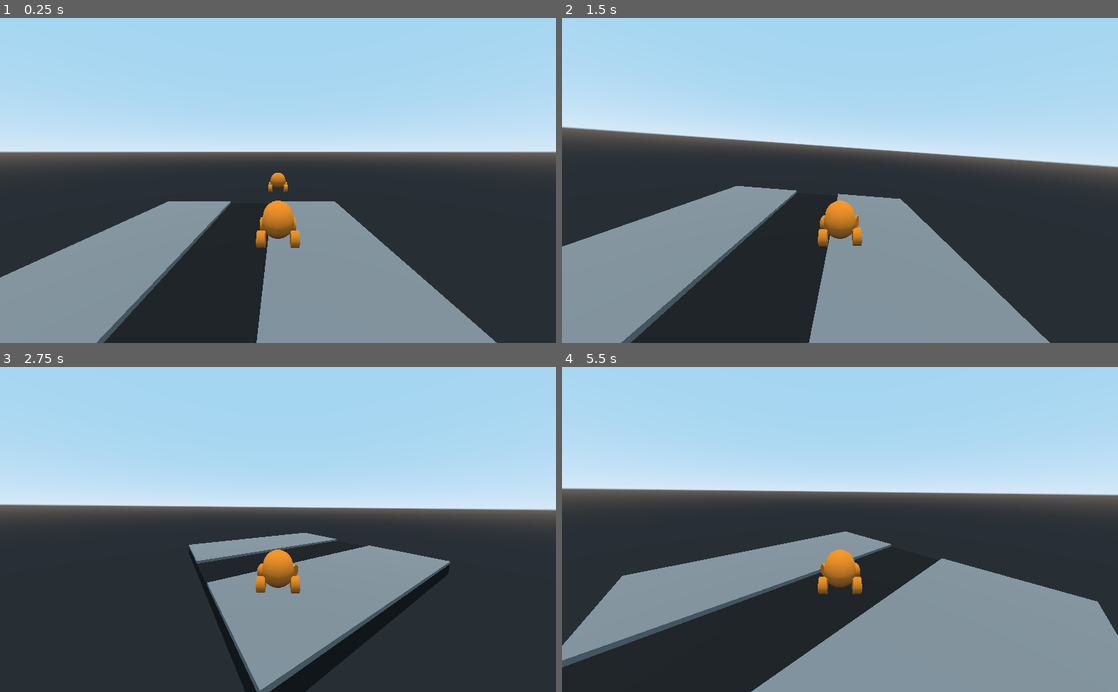
Above: before the commit, frames 1-4 (two rows, left to right).
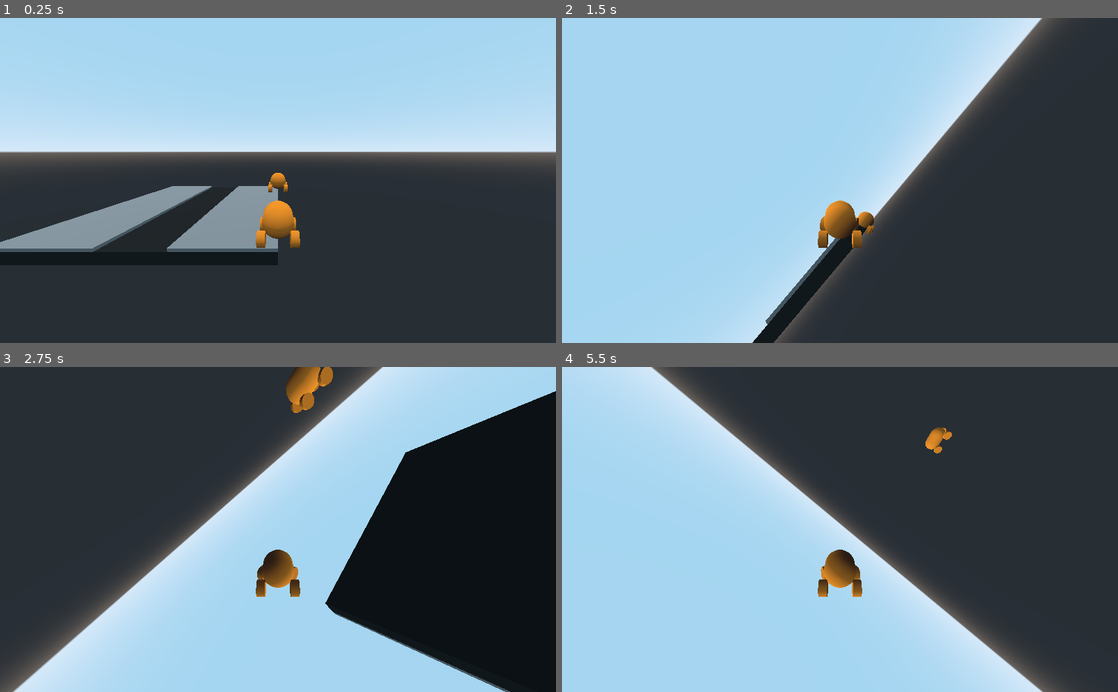
Above: after the commit, the same moments.

Repository: magnetenstad/tenstgamejam
Game: Godot game, scene res://Main.tscn
The game is run twice, just before and just after one commit, with the same random seed, the same clock (stepped at 60 frames per second) and the same inputs.
Inputs:
- Up to frame 1 (0.25 s): no input
- Up to frame 2 (1.5 s): hold Right (ui_right) 0.53-1.28 s; hold Down (ui_down) from 1.28 s (still down)
- Up to frame 3 (2.75 s): release Down (ui_down) at 2.03 s; hold Right (ui_right) from 2.03 s (still down)
- Up to frame 4 (5.5 s): release Right (ui_right) at 2.78 s; hold Up (ui_up) 2.78-3.53 s; hold Left (ui_left) 3.53-5.03 s; hold Down (ui_down) from 5.03 s (still down)

The runs differ from the first frame. In frame 1, 24% of the frame differs, in the area x 0-90%, y 51-100%; in frame 2, 61%; in frame 3, 81%; in frame 4, 82%, in the area x 0-100%, y 0-100%.

Commit message:
Add Tile class

Diff:
--- /dev/null
+++ b/Main.gd
@@ -0,0 +1,11 @@
+extends Spatial
+
+onready var mesh = load("res://assets/Street_0.obj")
+onready var mat0 = load("res://assets/materials/asphalt.tres")
+onready var mat1 = load("res://assets/materials/curb.tres")
+
+var tile
+
+func _ready():
+	tile = Tile.new(mesh, [mat0, mat1])
+	add_child(tile)
--- a/Main.tscn
+++ b/Main.tscn
@@ -1,11 +1,12 @@
 [gd_scene load_steps=5 format=2]
 
 [ext_resource path="res://Vehicle.tscn" type="PackedScene" id=1]
-[ext_resource path="res://Tile.tscn" type="PackedScene" id=2]
 [ext_resource path="res://Player.gd" type="Script" id=3]
 [ext_resource path="res://VehicleAI.gd" type="Script" id=4]
+[ext_resource path="res://Main.gd" type="Script" id=5]
 
 [node name="Main" type="Spatial"]
+script = ExtResource( 5 )
 
 [node name="Player" parent="." instance=ExtResource( 1 )]
 transform = Transform( 1, 0, 0, 0, 1, 0, 0, 0, 1, 0, 1.906, 0 )
@@ -23,6 +24,3 @@
 [node name="DirectionalLight" type="DirectionalLight" parent="."]
 transform = Transform( 1, 0, 0, 0, -1.62921e-07, 1, 0, -1, -1.62921e-07, 0, 0, 0 )
 light_energy = 0.5
-
-[node name="MeshInstance" parent="." instance=ExtResource( 2 )]
-transform = Transform( 1, 0, 0, 0, 1, 0, 0, 0, 1, -6.82831, 0.53706, -11.1729 )
--- /dev/null
+++ b/Map.gd
@@ -0,0 +1,3 @@
+extends Node
+
+func createTile
--- /dev/null
+++ b/Tile.gd
@@ -0,0 +1,14 @@
+extends StaticBody
+
+class_name Tile
+
+var mesh_instance
+var collision_shape
+
+func _init(mesh, materials):
+	mesh_instance = MeshInstance.new()
+	mesh_instance.set_mesh(mesh)
+	mesh_instance.create_trimesh_collision()
+	add_child(mesh_instance)
+	for i in materials.size():
+		mesh_instance.set_surface_material(i, materials[i])
--- a/Tile.tscn
+++ b/Tile.tscn
@@ -7,7 +7,7 @@
 [sub_resource type="ConcavePolygonShape" id=1]
 data = PoolVector3Array( 0, 0, 0, 20, 0, 0, 20, 0, 20, 0, 0, 0, 20, 0, 20, 0, 0, 20, 20, 0, 0, 20, -1, 0, 20, -1, 20, 2 …(1184 unchanged characters)…
 
-[node name="StaticBody" type="StaticBody"]
+[node name="Tile" type="StaticBody"]
 
 [node name="MeshInstance" type="MeshInstance" parent="."]
 mesh = ExtResource( 1 )
--- a/project.godot
+++ b/project.godot
@@ -9,12 +9,18 @@
 config_version=4
 
 _global_script_classes=[ {
+"base": "StaticBody",
+"class": "Tile",
+"language": "GDScript",
+"path": "res://Tile.gd"
+}, {
 "base": "VehicleBody",
 "class": "Vehicle",
 "language": "GDScript",
 "path": "res://Vehicle.gd"
 } ]
 _global_script_class_icons={
+"Tile": "",
 "Vehicle": ""
 }
 
